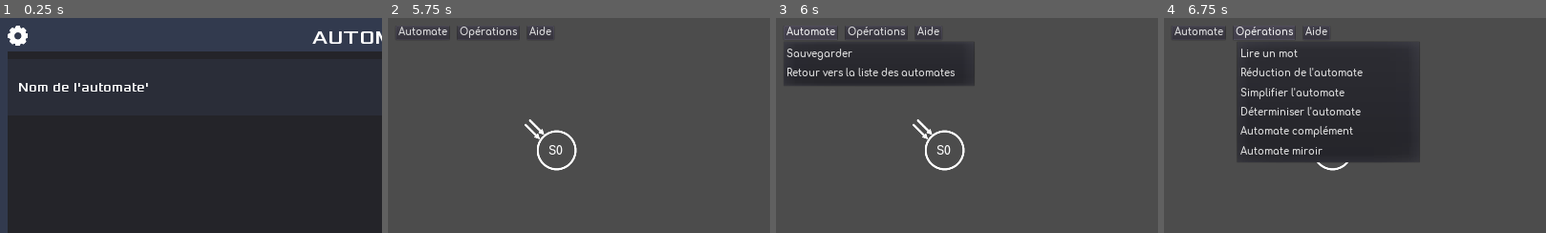
Above: before the commit, frames 1-4 (left to right).
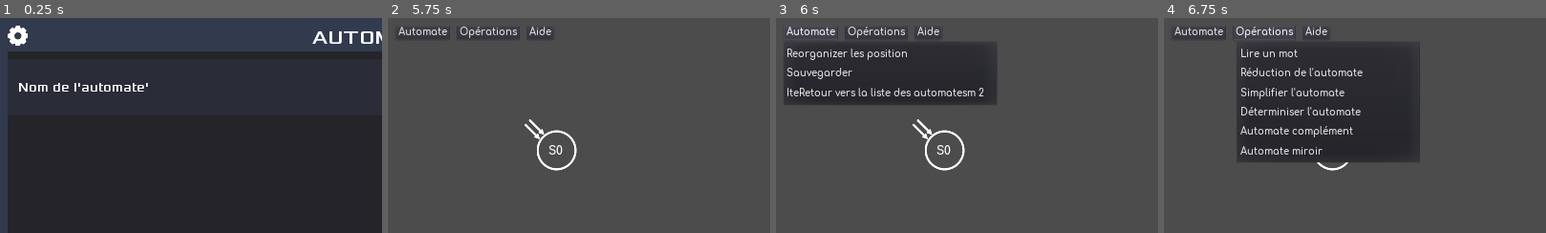
Above: after the commit, the same moments.

Repository: RedaMorsli/Automates
Game: Godot game, scene res://src/activities/MainMenu.tscn
Two runs of this game, one before a commit and one after it. Both use one fixed random seed, a clock stepped at 60 frames per second and the inputs below.
Inputs (mouse positions are % of the whole screen's width and height, from its top left):
- Up to frame 1 (0.25 s): no input
- Up to frame 2 (5.75 s): click (98, 5) at 0.5 s; click (58, 4) at 1.27 s; type "12" at 1.35 s; click "Nom de l'automate'" at 2 s; click "Editer" at 2.75 s; click "Annuler" at 3.5 s; click (98, 5) at 4.25 s; click "Créer" at 5 s
- Up to frame 3 (6 s): click "Automate" at 5.75 s
- Up to frame 4 (6.75 s): click "Opérations" at 6.5 s
The pictures show only the part of the screen within x 0-50%, y 0-50%; the shares and areas given below are measured in that part.

Frames 1-2 are identical in both runs. In frame 3, 7.0% of the frame differs, in the area x 2-58%, y 12-41%; in frame 4, nothing differs.

Commit message:
Delete epsilon working ~~

Diff:
--- a/src/activities/EditActivitye.gd
+++ b/src/activities/EditActivitye.gd
@@ -2,13 +2,15 @@
 
 var Etat = preload("res://src/entities/Etat.tscn")
 var Instruction = preload("res://src/entities/Instruction.tscn")
+
+
 var rejected = []
 
 func _ready():
 	pass
 
 func _process(delta):
-	#print(_get_etats_epsilon())
+	#print(_get_transitions($Automate/Etats/Etat))
 	pass
 
 func is_accessible(etat):
@@ -37,7 +39,7 @@
 				var c = word[i]
 				var inc = Instruction.instance()
 				inc.connect("right_click_instruction", $Automate, "_on_right_click_instruction")
-				inc.mot_lu = c
+				inc.mot_lu.append(c)
 				if i == 0:
 					inc.etat_debut = instrcution.etat_debut
 				if i == (word.length() - 1):
@@ -88,26 +90,70 @@
 	return delete_ins
 
 func delete_epsilons():
-	pass
+	for etat_epsilon in _get_etats_epsilon():
+		for clos in _get_epsilon_clos(etat_epsilon, []):
+			for trans in _get_transitions(clos):
+				for etat in _get_epsilon_clos_trans(trans.etat_fin):
+					add_trans(etat_epsilon, etat, trans.mot_lu)
+
+	for ins in $Automate/Instructions.get_children():
+		if _delete_char(ins.mot_lu, "€"):
+			ins.queue_free()
 
 func _get_etats_epsilon():
 	var etats = []
 	for ins in $Automate/Instructions.get_children():
-		if "" in ins.mot_lu:
+		if "€" in ins.mot_lu:
 			etats.append(ins.etat_debut)
 	return etats
 
-func _get_epsilon_clos(etat_epsilon):
+func _get_epsilon_clos(etat_epsilon, etats): #(etat_epsilon, [])
+	var clos = etats
+	if not(etat_epsilon in clos):
+		clos.append(etat_epsilon)
+		for suc in _get_successeur_mot(etat_epsilon, "€"):
+			clos.append(_get_epsilon_clos(suc, clos))
+		return clos
+	else:
+		return clos
+
+func _get_transitions(epsilon_clos):
+	return _get_instruction_without_mot(epsilon_clos, "€")
+
+
+func _get_epsilon_clos_trans(transitions):
+	return _get_epsilon_clos(transitions, [])
+
+func add_trans(etat_debut, etat_fin, mot):
+	if not _trans_exist(etat_debut, etat_fin, mot):
+		var new_ins = Instruction.instance()
+		new_ins.etat_debut = etat_debut
+		new_ins.etat_fin = etat_fin
+		new_ins.mot_lu = mot
+		new_ins.connect("right_click_instruction", $Automate, "_on_right_click_instruction")
+		if new_ins.etat_debut == new_ins.etat_fin:
+			new_ins.etat_debut.show_boucle(new_ins.mot_lu)
+		else:
+			$Automate/Instructions.add_child(new_ins)
 	pass
 
-func _get_transitions(epsilon_clos):
-	pass
-
-func _get_epsilon_clos_trans(transitions):
-	pass
-
-func _get_trans_added(etats, transitions):
-	pass
+func _trans_exist(etat_debut, etat_fin, mot):
+	for ins in $Automate/Instructions.get_children():
+		if (etat_debut == ins.etat_debut) and (etat_fin == ins.etat_fin) and (mot in ins.mot_lu):
+			return true
+	return false
+
+func _delete_char(variable, mot):
+	var delete_ins = false
+	if variable is Array:
+		variable.erase(mot)
+		if variable.size() == 0:
+			delete_ins = true
+	elif variable is String:
+		variable.erase(variable.find(mot), 1)
+		if variable.length() == 0:
+			delete_ins = true
+	return delete_ins
 
 func _get_nearest_position(from_pos : Vector2):
 	var position = from_pos
@@ -181,6 +227,26 @@
 			sucs.append(ins.etat_fin)
 	return sucs
 
+func _get_successeur_mot(etat, mot):
+	var instructions = $Automate/Instructions.get_children()
+	var sucs = []
+	for ins in instructions:
+		if (ins.etat_debut in etat) and (mot in ins.mot_lu):
+			sucs.append(ins.etat_fin)
+	return sucs
+
+func _get_instruction_without_mot(etat_debut, mot):
+	var instructions = $Automate/Instructions.get_children()
+	var sucs = []
+	for ins in instructions:
+		if (ins.etat_debut == etat_debut) and (mot in ins.mot_lu):
+			if ins.mot_lu.size() == 1:
+				continue
+			sucs.append(ins)
+		else:
+			sucs.append(ins)
+	return sucs
+
 func _get_predecesseur(etat):
 	pass
 
@@ -195,6 +261,17 @@
 		instruction.etat_debut.hide_boucle()
 	instruction.queue_free()
 
+func reorganize_positions():
+	var PosEtats = $Automate/Positions/PosEtats.get_children()
+	var PosInstructions = $Automate/Positions/PosInstructions.get_children()
+	var i = 0
+	for etat in $Automate/Etats.get_children():
+		etat.position = PosEtats[i].position
+		i += 1
+	i = 0
+	for ins in $Automate/Instructions.get_children():
+		ins.set_arrow_positoin(PosInstructions[i].position)
+		i += 1
 
 func _on_ReductionDialog_confirmed():
 	for etat in $Automate/Etats.get_children():
@@ -229,3 +306,10 @@
 			$GUI/ReductionDialog.popup_centered_ratio(0.4)
 		2:#simplifier
 			smiplifier()
+			delete_epsilons()
+
+
+func _on_PopupAutomate_id_pressed(id):
+	match id:
+		0: #reorganizer
+			reorganize_positions()
--- a/src/activities/EditAutomate.tscn
+++ b/src/activities/EditAutomate.tscn
@@ -18,6 +18,237 @@
 script = ExtResource( 4 )
 is_camera_control_enabeled = true
 
+[node name="Positions" type="Node2D" parent="Automate"]
+
+[node name="PosEtats" type="Node2D" parent="Automate/Positions"]
+
+[node name="0" type="Position2D" parent="Automate/Positions/PosEtats"]
+position = Vector2( 156.854, 536.401 )
+
+[node name="1" type="Position2D" parent="Automate/Positions/PosEtats"]
+position = Vector2( 1763.21, 540.945 )
+
+[node name="2" type="Position2D" parent="Automate/Positions/PosEtats"]
+position = Vector2( 1008.88, 152.42 )
+
+[node name="3" type="Position2D" parent="Automate/Positions/PosEtats"]
+position = Vector2( 1024.79, 999.904 )
+
+[node name="4" type="Position2D" parent="Automate/Positions/PosEtats"]
+position = Vector2( 284.09, 193.317 )
+
+[node name="5" type="Position2D" parent="Automate/Positions/PosEtats"]
+position = Vector2( 1722.31, 168.324 )
+
+[node name="6" type="Position2D" parent="Automate/Positions/PosEtats"]
+position = Vector2( 313.627, 974.911 )
+
+[node name="7" type="Position2D" parent="Automate/Positions/PosEtats"]
+position = Vector2( 1704.14, 931.742 )
+
+[node name="8" type="Position2D" parent="Automate/Positions/PosEtats"]
+position = Vector2( 747.594, 154.692 )
+
+[node name="9" type="Position2D" parent="Automate/Positions/PosEtats"]
+position = Vector2( 1251.99, 145.604 )
+
+[node name="10" type="Position2D" parent="Automate/Positions/PosEtats"]
+position = Vector2( 1774.57, 356.907 )
+
+[node name="11" type="Position2D" parent="Automate/Positions/PosEtats"]
+position = Vector2( 1747.31, 738.615 )
+
+[node name="12" type="Position2D" parent="Automate/Positions/PosEtats"]
+position = Vector2( 1495.11, 977.183 )
+
+[node name="13" type="Position2D" parent="Automate/Positions/PosEtats"]
+position = Vector2( 565.828, 999.904 )
+
+[node name="14" type="Position2D" parent="Automate/Positions/PosEtats"]
+position = Vector2( 197.752, 768.152 )
+
+[node name="15" type="Position2D" parent="Automate/Positions/PosEtats"]
+position = Vector2( 143.222, 320.554 )
+
+[node name="16" type="Position2D" parent="Automate/Positions/PosEtats"]
+position = Vector2( 788.491, 995.36 )
+
+[node name="17" type="Position2D" parent="Automate/Positions/PosEtats"]
+position = Vector2( 1504.19, 147.876 )
+
+[node name="18" type="Position2D" parent="Automate/Positions/PosEtats"]
+position = Vector2( 1261.08, 965.823 )
+
+[node name="19" type="Position2D" parent="Automate/Positions/PosEtats"]
+position = Vector2( 493.121, 161.508 )
+
+[node name="PosInstructions" type="Node2D" parent="Automate/Positions"]
+
+[node name="0" type="Position2D" parent="Automate/Positions/PosInstructions"]
+position = Vector2( 434.081, 548.126 )
+
+[node name="1" type="Position2D" parent="Automate/Positions/PosInstructions"]
+position = Vector2( 990.74, 536.766 )
+
+[node name="2" type="Position2D" parent="Automate/Positions/PosInstructions"]
+position = Vector2( 1522.4, 541.31 )
+
+[node name="3" type="Position2D" parent="Automate/Positions/PosInstructions"]
+position = Vector2( 468.162, 318.647 )
+
+[node name="4" type="Position2D" parent="Automate/Positions/PosInstructions"]
+position = Vector2( 1417.89, 311.831 )
+
+[node name="5" type="Position2D" parent="Automate/Positions/PosInstructions"]
+position = Vector2( 983.923, 311.831 )
+
+[node name="6" type="Position2D" parent="Automate/Positions/PosInstructions"]
+position = Vector2( 504.515, 841.224 )
+
+[node name="7" type="Position2D" parent="Automate/Positions/PosInstructions"]
+position = Vector2( 1424.71, 823.048 )
+
+[node name="8" type="Position2D" parent="Automate/Positions/PosInstructions"]
+position = Vector2( 993.012, 823.048 )
+
+[node name="9" type="Position2D" parent="Automate/Positions/PosInstructions"]
+position = Vector2( 350.015, 423.162 )
+
+[node name="10" type="Position2D" parent="Automate/Positions/PosInstructions"]
+position = Vector2( 1574.66, 436.795 )
+
+[node name="11" type="Position2D" parent="Automate/Positions/PosInstructions"]
+position = Vector2( 1074.81, 420.89 )
+
+[node name="12" type="Position2D" parent="Automate/Positions/PosInstructions"]
+position = Vector2( 870.32, 418.618 )
+
+[node name="13" type="Position2D" parent="Automate/Positions/PosInstructions"]
+position = Vector2( 354.559, 718.532 )
+
+[node name="14" type="Position2D" parent="Automate/Positions/PosInstructions"]
+position = Vector2( 1561.03, 723.076 )
+
+[node name="15" type="Position2D" parent="Automate/Positions/PosInstructions"]
+position = Vector2( 877.136, 702.628 )
+
+[node name="16" type="Position2D" parent="Automate/Positions/PosInstructions"]
+position = Vector2( 1081.62, 707.172 )
+
+[node name="17" type="Position2D" parent="Automate/Positions/PosInstructions"]
+position = Vector2( 545.413, 429.979 )
+
+[node name="18" type="Position2D" parent="Automate/Positions/PosInstructions"]
+position = Vector2( 1345.18, 436.795 )
+
+[node name="19" type="Position2D" parent="Automate/Positions/PosInstructions"]
+position = Vector2( 565.862, 707.172 )
+
+[node name="20" type="Position2D" parent="Automate/Positions/PosInstructions"]
+position = Vector2( 1417.89, 693.539 )
+
+[node name="21" type="Position2D" parent="Automate/Positions/PosInstructions"]
+position = Vector2( 615.847, 595.84 )
+
+[node name="22" type="Position2D" parent="Automate/Positions/PosInstructions"]
+position = Vector2( 1320.19, 591.296 )
+
+[node name="23" type="Position2D" parent="Automate/Positions/PosInstructions"]
+position = Vector2( 663.561, 341.368 )
+
+[node name="24" type="Position2D" parent="Automate/Positions/PosInstructions"]
+position = Vector2( 1254.3, 350.456 )
+
+[node name="25" type="Position2D" parent="Automate/Positions/PosInstructions"]
+position = Vector2( 672.649, 838.952 )
+
+[node name="26" type="Position2D" parent="Automate/Positions/PosInstructions"]
+position = Vector2( 1274.75, 838.952 )
+
+[node name="27" type="Position2D" parent="Automate/Positions/PosInstructions"]
+position = Vector2( 724.907, 504.957 )
+
+[node name="28" type="Position2D" parent="Automate/Positions/PosInstructions"]
+position = Vector2( 1215.67, 498.141 )
+
+[node name="29" type="Position2D" parent="Automate/Positions/PosInstructions"]
+position = Vector2( 777.164, 609.472 )
+
+[node name="30" type="Position2D" parent="Automate/Positions/PosInstructions"]
+position = Vector2( 1206.59, 604.928 )
+
+[node name="31" type="Position2D" parent="Automate/Positions/PosInstructions"]
+position = Vector2( 724.907, 723.076 )
+
+[node name="32" type="Position2D" parent="Automate/Positions/PosInstructions"]
+position = Vector2( 1295.2, 716.26 )
+
+[node name="33" type="Position2D" parent="Automate/Positions/PosInstructions"]
+position = Vector2( 815.789, 316.375 )
+
+[node name="34" type="Position2D" parent="Automate/Positions/PosInstructions"]
+position = Vector2( 1149.78, 305.014 )
+
+[node name="35" type="Position2D" parent="Automate/Positions/PosInstructions"]
+position = Vector2( 820.334, 832.136 )
+
+[node name="36" type="Position2D" parent="Automate/Positions/PosInstructions"]
+position = Vector2( 1149.78, 818.503 )
+
+[node name="37" type="Position2D" parent="Automate/Positions/PosInstructions"]
+position = Vector2( 899.856, 911.658 )
+
+[node name="38" type="Position2D" parent="Automate/Positions/PosInstructions"]
+position = Vector2( 1095.25, 911.658 )
+
+[node name="39" type="Position2D" parent="Automate/Positions/PosInstructions"]
+position = Vector2( 886.224, 595.84 )
+
+[node name="40" type="Position2D" parent="Automate/Positions/PosInstructions"]
+position = Vector2( 1092.98, 600.384 )
+
+[node name="41" type="Position2D" parent="Automate/Positions/PosInstructions"]
+position = Vector2( 868.047, 498.141 )
+
+[node name="42" type="Position2D" parent="Automate/Positions/PosInstructions"]
+position = Vector2( 1090.71, 504.957 )
+
+[node name="43" type="Position2D" parent="Automate/Positions/PosInstructions"]
+position = Vector2( 983.923, 409.53 )
+
+[node name="44" type="Position2D" parent="Automate/Positions/PosInstructions"]
+position = Vector2( 981.651, 661.73 )
+
+[node name="45" type="Position2D" parent="Automate/Positions/PosInstructions"]
+position = Vector2( 470.434, 652.642 )
+
+[node name="46" type="Position2D" parent="Automate/Positions/PosInstructions"]
+position = Vector2( 1651.91, 639.009 )
+
+[node name="47" type="Position2D" parent="Automate/Positions/PosInstructions"]
+position = Vector2( 1622.38, 302.742 )
+
+[node name="48" type="Position2D" parent="Automate/Positions/PosInstructions"]
+position = Vector2( 311.389, 318.647 )
+
+[node name="49" type="Position2D" parent="Automate/Positions/PosInstructions"]
+position = Vector2( 740.811, 414.074 )
+
+[node name="50" type="Position2D" parent="Automate/Positions/PosInstructions"]
+position = Vector2( 1483.78, 389.081 )
+
+[node name="51" type="Position2D" parent="Automate/Positions/PosInstructions"]
+position = Vector2( 1415.62, 532.222 )
+
+[node name="52" type="Position2D" parent="Automate/Positions/PosInstructions"]
+position = Vector2( 309.117, 598.112 )
+
+[node name="53" type="Position2D" parent="Automate/Positions/PosInstructions"]
+position = Vector2( 365.918, 868.489 )
+
+[node name="54" type="Position2D" parent="Automate/Positions/PosInstructions"]
+position = Vector2( 1183.87, 713.988 )
+
 [node name="Instructions" type="Node2D" parent="Automate"]
 
 [node name="Etats" type="Node2D" parent="Automate"]
@@ -296,7 +527,7 @@
 custom_fonts/font = ExtResource( 5 )
 custom_constants/vseparation = 20
 custom_constants/hseparation = 20
-items = [ "Sauvegarder", null, 0, false, false, 0, 0, null, "", false, "Retour vers la liste des automates", null, 0, false, false, 1, 0, null, "", false ]
+items = [ "Reorganizer les position", null, 0, false, false, 0, 0, null, "", false, "Sauvegarder", null, 0, false, false, 1, 0, null, "", false, "IteRetour vers la liste des automatesm 2", null, 0, false, false, 2, 0, null, "", false ]
 __meta__ = {
 "_edit_use_anchors_": false
 }
@@ -374,5 +605,6 @@
 [connection signal="pressed" from="GUI/MarginContainer/HBoxContainer/Automate" to="GUI" method="_on_Automate_pressed"]
 [connection signal="pressed" from="GUI/MarginContainer/HBoxContainer/Operations" to="GUI" method="_on_Operations_pressed"]
 [connection signal="pressed" from="GUI/MarginContainer/HBoxContainer/Aide" to="GUI" method="_on_Aide_pressed"]
+[connection signal="id_pressed" from="GUI/PopupAutomate" to="." method="_on_PopupAutomate_id_pressed"]
 [connection signal="id_pressed" from="GUI/PopupOperations" to="." method="_on_PopupOperations_id_pressed"]
 [connection signal="confirmed" from="GUI/ReductionDialog" to="." method="_on_ReductionDialog_confirmed"]
--- a/src/entities/Instruction.gd
+++ b/src/entities/Instruction.gd
@@ -58,6 +58,9 @@
 func get_position():
 	return $Arrow.position
 
+func set_arrow_positoin(position):
+	$Arrow.position = position
+
 func _on_Arrow_input_event(viewport, event, shape_idx):
 	if event is InputEventMouseButton:
 		if event.is_pressed():
